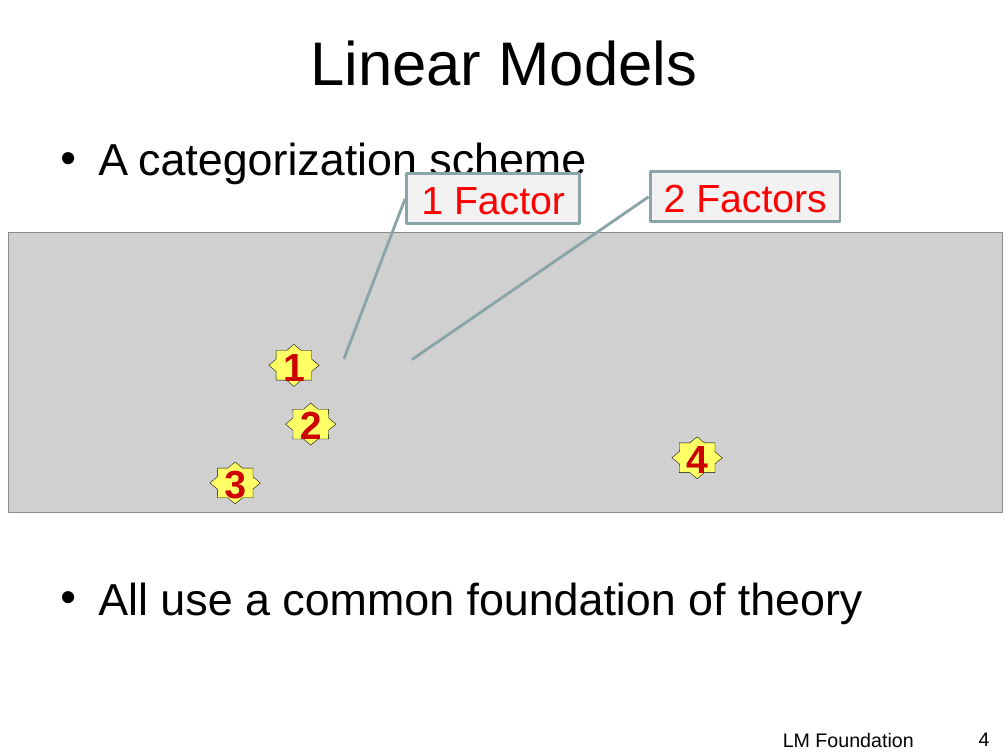
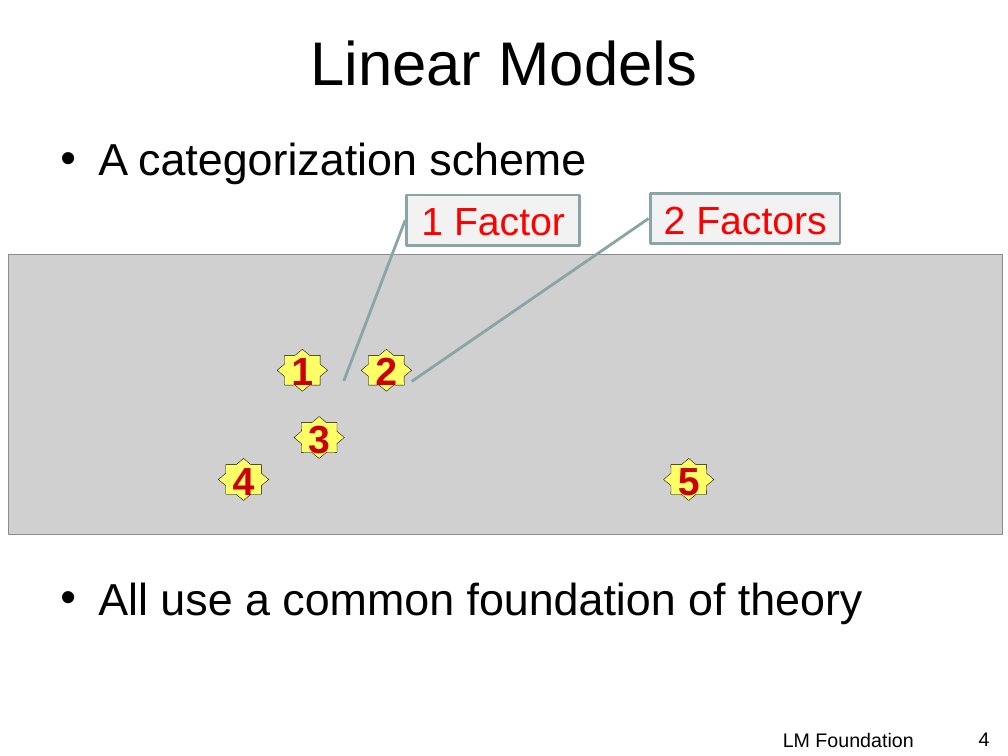
Before and after one commit to droglenc/NCMTH207, a slide deck: slide 4 of modules/LMFoundations/PPT.pptx. Drawn at 1008x756 pixels with LibreOffice and Linux fonts; fonts in the diff are those of the drawing; grey boxes stand for pictures; background and template pictures are left out. Boxes give left, top, right and bottom in pixels: in the first picture for what was removed or moved away, otherwise in the second. Text is boxed around its words. In the diff, an @@ line names an element or a change of style, - is before the commit and + after.

```diff
--- a/modules/LMFoundations/PPT.pptx
+++ b/modules/LMFoundations/PPT.pptx
@@ border callout "1 Factor": place and size @@
-border callout "1 Factor" at bbox=[407, 173, 580, 224]
+border callout "1 Factor" at bbox=[407, 196, 580, 246]
@@ border callout "2 Factors": place and size @@
-border callout "2 Factors" at bbox=[650, 171, 840, 222]
+border callout "2 Factors" at bbox=[650, 194, 840, 244]
@@ picture: place and size @@
-picture at bbox=[8, 233, 1002, 513]
+picture at bbox=[8, 254, 1002, 534]
@@ star "1": place and size @@
-star "1" at bbox=[269, 345, 320, 387]
+star "1" at bbox=[277, 350, 328, 392]
@@ star "2": place and size @@
-star "2" at bbox=[285, 403, 336, 446]
+star "2" at bbox=[361, 350, 411, 392]
@@ star "3": place and size @@
-star "3" at bbox=[210, 462, 260, 504]
+star "3" at bbox=[294, 416, 345, 459]
@@ star "4": place and size @@
-star "4" at bbox=[672, 436, 723, 479]
+star "4" at bbox=[219, 459, 269, 501]
@@ star added at bbox=[663, 459, 714, 501], fill #FFFF66, outline #000000 0.25 pt, 28 pt, text #CC0000, bold @@
+5
```
Also in this commit, not shown: 1 other slide changed.
